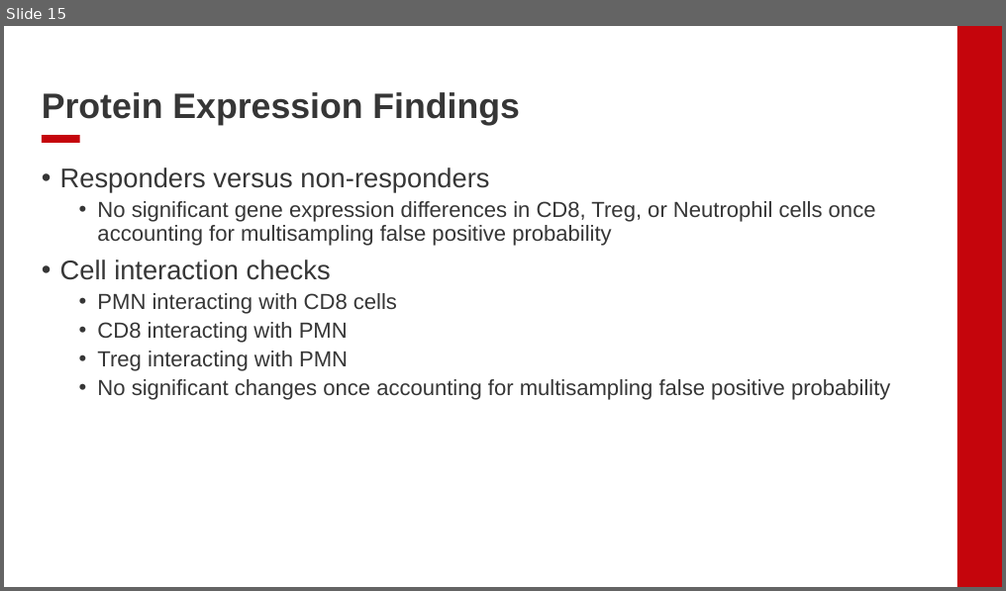
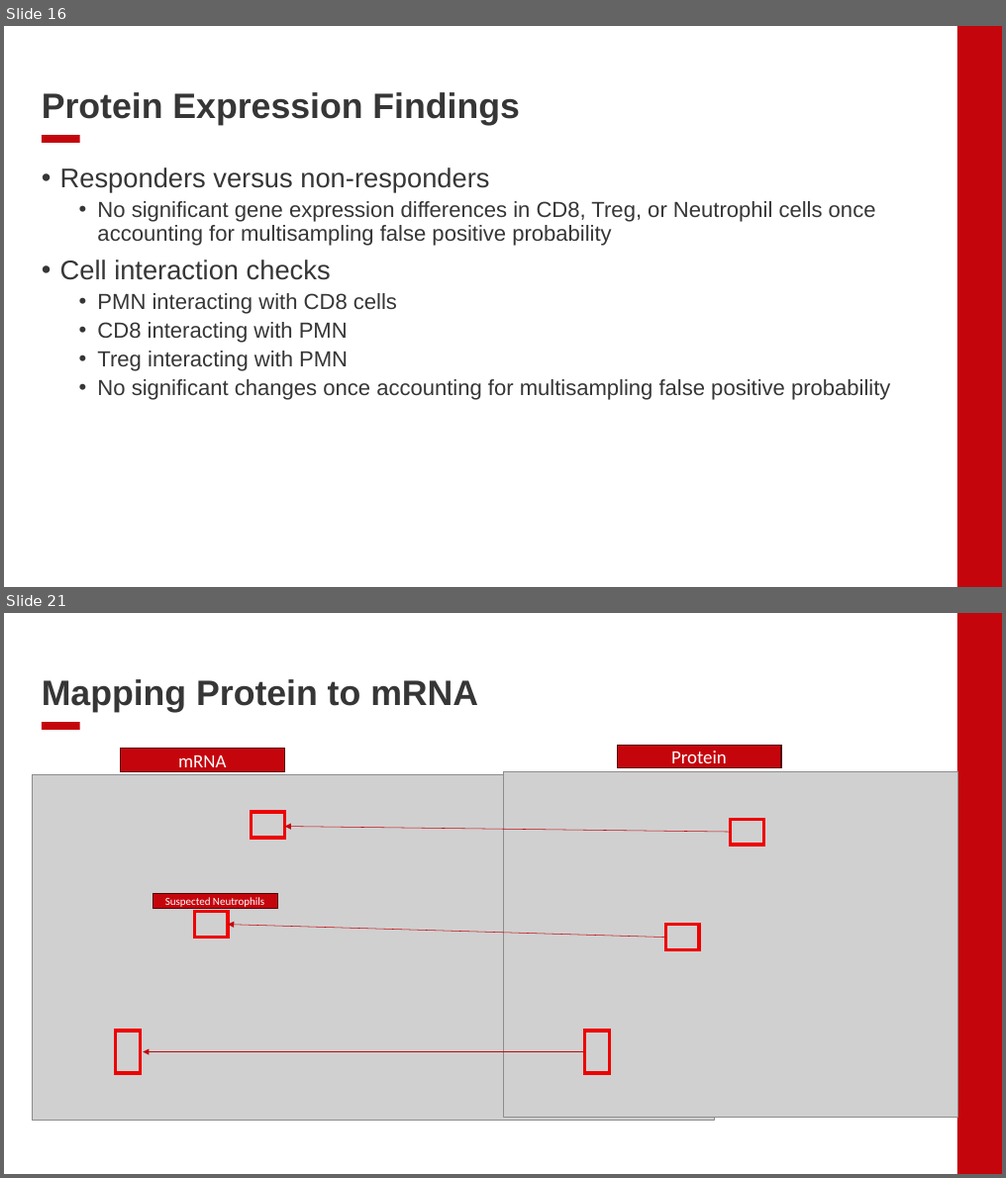
Before and after one commit to EDJohns/2025-Dinh-Lab-Research-Project, a slide deck: Shapiro 2025 Project/Weekly Updates/Lab Meeting Presentation 7_22_25.pptx. Shown one above the other, each under a label of ours: slide 15 before the commit, slides 16 and 21 after it; the slides between them are not shown. The pictures are 1006x591 and 1006x1178 pixels, drawn with LibreOffice and Linux fonts; fonts in the diff are those of the drawing; grey boxes stand for pictures; background and template pictures are left out. Boxes give left, top, right and bottom in pixels: in the first picture for what was removed or moved away, otherwise in the second. Text is boxed around its words. In the diff, an @@ line names an element or a change of style, - is before the commit and + after.

```diff
--- a/Shapiro 2025 Project/Weekly Updates/Lab Meeting Presentation 7_22_25.pptx
+++ b/Shapiro 2025 Project/Weekly Updates/Lab Meeting Presentation 7_22_25.pptx
@@ slide 21 added at bbox=[4, 613, 1002, 1174], background #FFFFFF; not listed: 2 template elements that a slide beside it also shows @@
@@ title added at bbox=[42, 679, 478, 712], 34 pt, text #363636, bold @@
+Mapping Protein to mRNA
@@ rectangle added at bbox=[120, 749, 285, 771], fill #C5050C, outline #560205 1 pt, 18 pt, text #FFFFFF @@
+mRNA
@@ rectangle added at bbox=[617, 745, 782, 768], fill #C5050C, outline #560205 1 pt, 18 pt, text #FFFFFF @@
+Protein
@@ picture added at bbox=[32, 775, 714, 1121] @@
@@ picture added at bbox=[504, 772, 957, 1118] @@
@@ rectangle added at bbox=[252, 812, 285, 838], outline #EE0000 3 pt @@
@@ rectangle added at bbox=[731, 819, 764, 845], outline #EE0000 3 pt @@
@@ arrow added from (731, 832) to (285, 827), #C5050C 0.5 pt @@
@@ rectangle added at bbox=[152, 894, 278, 909], fill #C5050C, outline #560205 1 pt, 10.5 pt, text #FFFFFF @@
+Suspected Neutrophils
@@ rectangle added at bbox=[194, 912, 228, 937], outline #EE0000 3 pt @@
@@ arrow added from (665, 937) to (228, 925), #C5050C 0.5 pt @@
@@ rectangle added at bbox=[665, 925, 699, 950], outline #EE0000 3 pt @@
@@ rectangle added at bbox=[116, 1031, 141, 1073], outline #EE0000 3 pt @@
@@ arrow added from (585, 1053) to (144, 1053), #C5050C 0.5 pt @@
@@ rectangle added at bbox=[585, 1031, 610, 1073], outline #EE0000 3 pt @@
@@ what was slide 15 is now slide 16 @@
```
Also in this commit, not shown: 6 slides changed, 6 other slides added.
